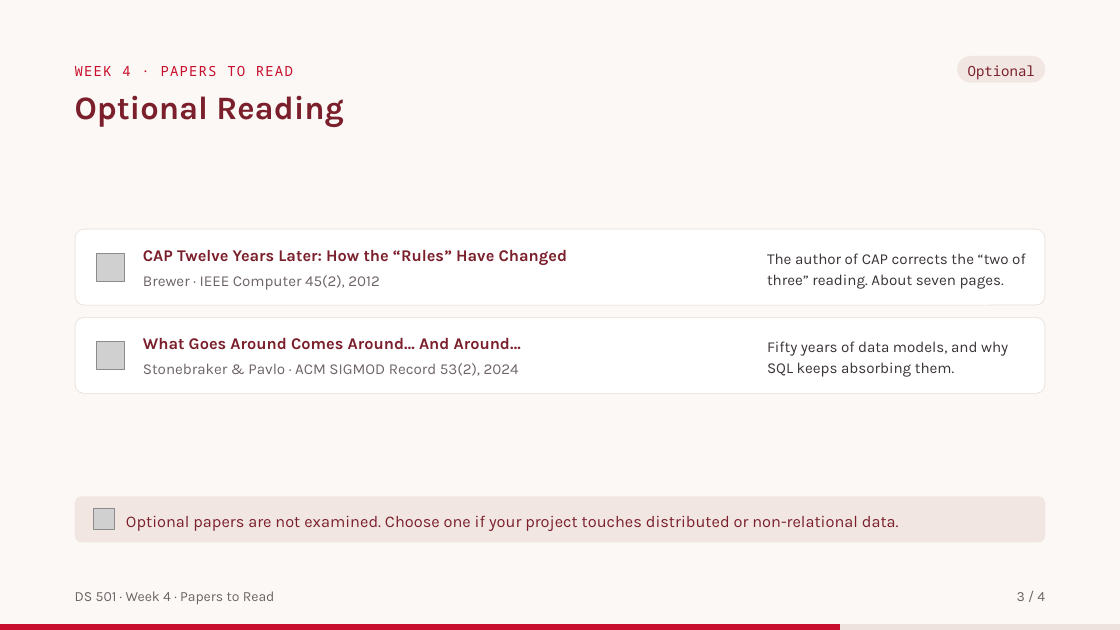
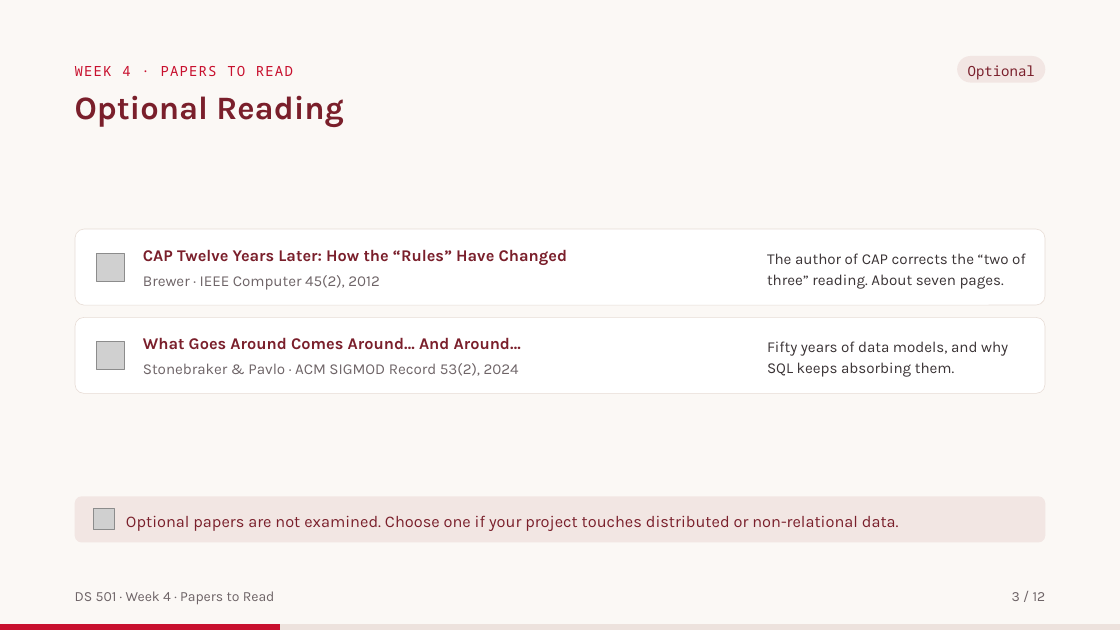
Before and after one commit to afnhsn-ibu/ds501, a slide deck: slide 61 of docs/slides/DS501_W04_Databases_and_SQL.pptx. Drawn at 1120x630 pixels with LibreOffice and Linux fonts; fonts in the diff are those of the drawing; grey boxes stand for pictures. Boxes give left, top, right and bottom in pixels: in the first picture for what was removed or moved away, otherwise in the second. Text is boxed around its words. In the diff, an @@ line names an element or a change of style, - is before the commit and + after.

```diff
--- a/docs/slides/DS501_W04_Databases_and_SQL.pptx
+++ b/docs/slides/DS501_W04_Databases_and_SQL.pptx
@@ text at (1012, 592, 1046, 601): text changed @@
-3 / 4
+3 / 12
@@ rectangle: place and size @@
-rectangle at (0, 624, 840, 630)
+rectangle at (0, 624, 280, 630)
```
Also in this commit, not shown: 2 other slides changed, 8 slides added, 23 other files.
